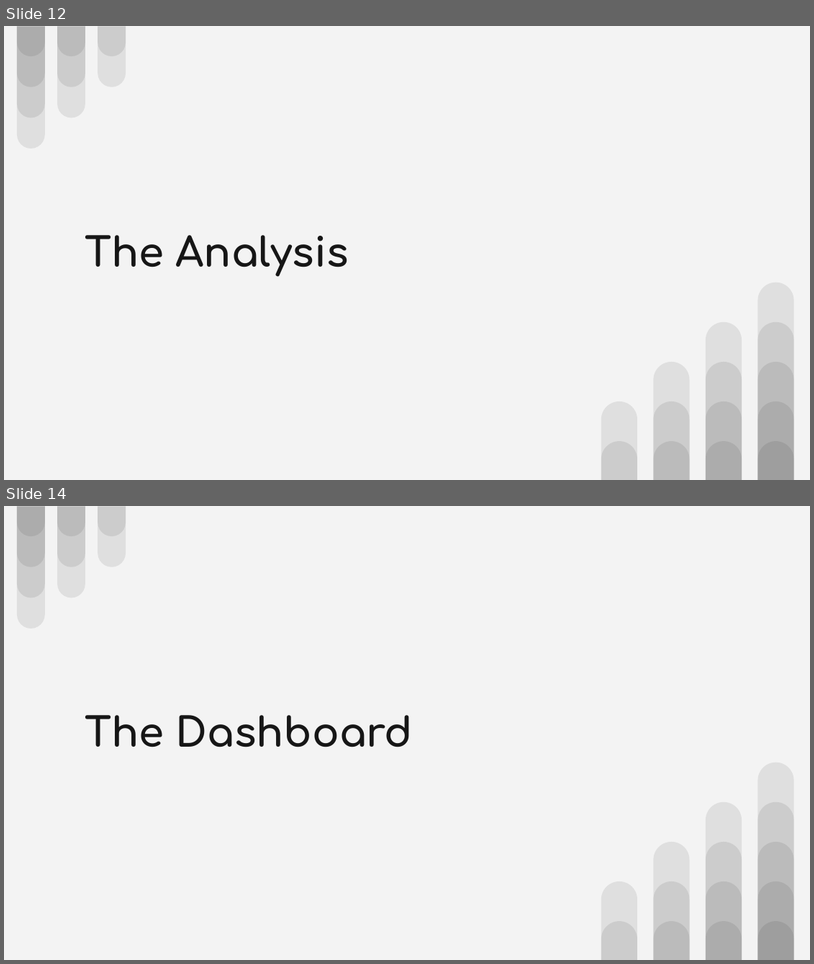
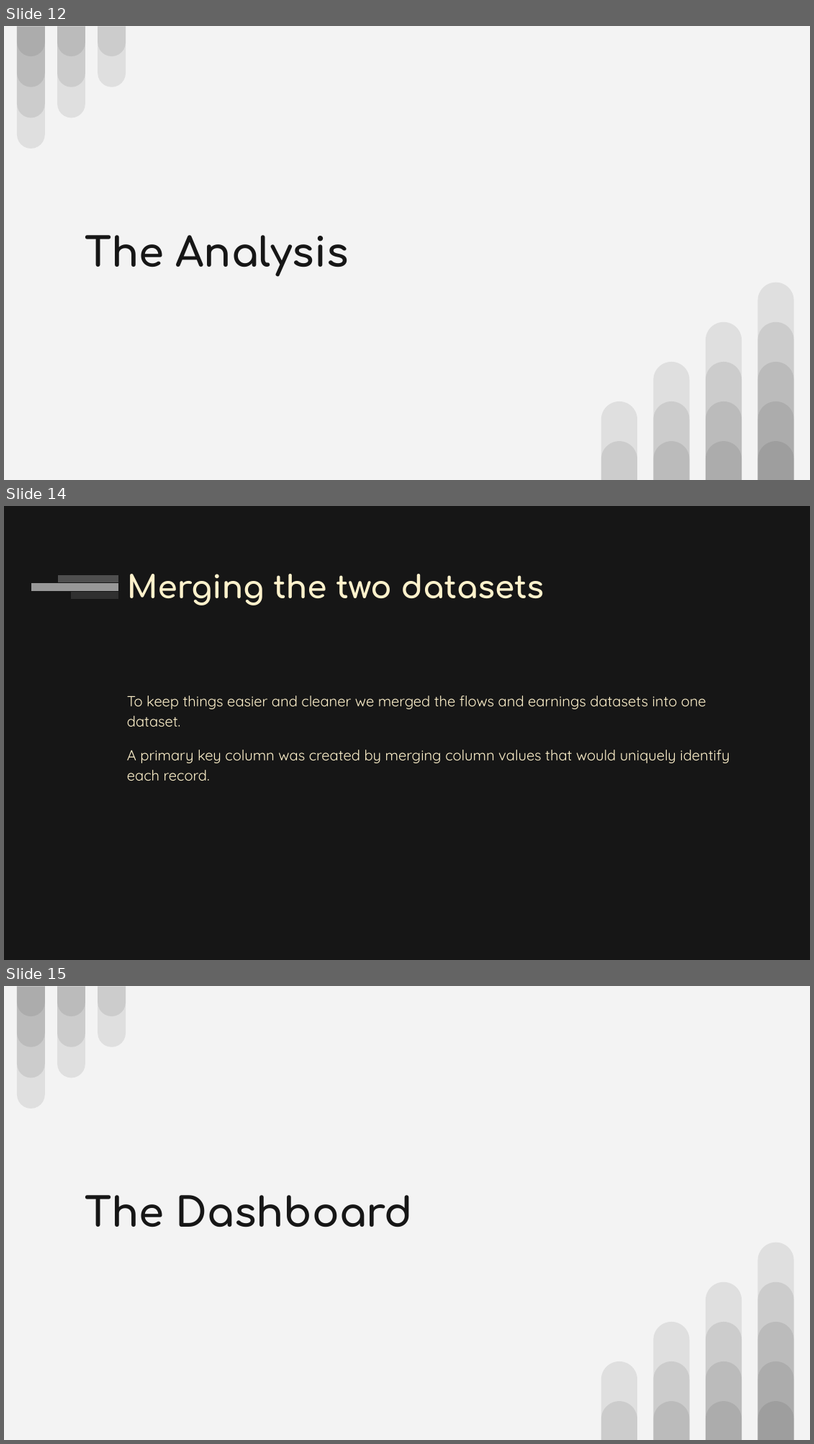
Before and after one commit to adinfinitum225/final_project, a slide deck: media/Final Project - Employment Prosepects.pptx. Shown one above the other, each under a label of ours: slides 12 and 14 before the commit, slides 12, 14 and 15 after it; the slides between them are not shown. The pictures are 814x964 and 814x1444 pixels, drawn with LibreOffice and Linux fonts; fonts in the diff are those of the drawing. Boxes give left, top, right and bottom in pixels: in the first picture for what was removed or moved away, otherwise in the second. Text is boxed around its words. In the diff, an @@ line names an element or a change of style, - is before the commit and + after.

```diff
--- a/media/Final Project - Employment Prosepects.pptx
+++ b/media/Final Project - Employment Prosepects.pptx
@@ slide 14 added at (4,506,810,960), background #161616 @@
@@ rectangle added at (31,582,118,591), fill #F3F3F3 at 59% opacity, outline #161616 0.75 pt @@
@@ rectangle added at (57,574,118,582), fill #F3F3F3 at 26% opacity, outline #161616 0.75 pt @@
@@ rectangle added at (71,591,119,599), fill #F3F3F3 at 12% opacity, outline #161616 0.75 pt @@
@@ title added at (127,574,545,605), 28 pt, text #FFF2CC, bold @@
+Merging the two datasets
@@ text added at (127,695,730,781), 13 pt, text #FFF2CC @@
+To keep things easier and cleaner we merged the flows and earnings datasets into one dataset.
+A primary key column was created by merging column values that would uniquely identify each record.
@@ what was slide 14 is now slide 15 @@
```
Also in this commit, not shown: 1 other slide added, 1 slide removed.
